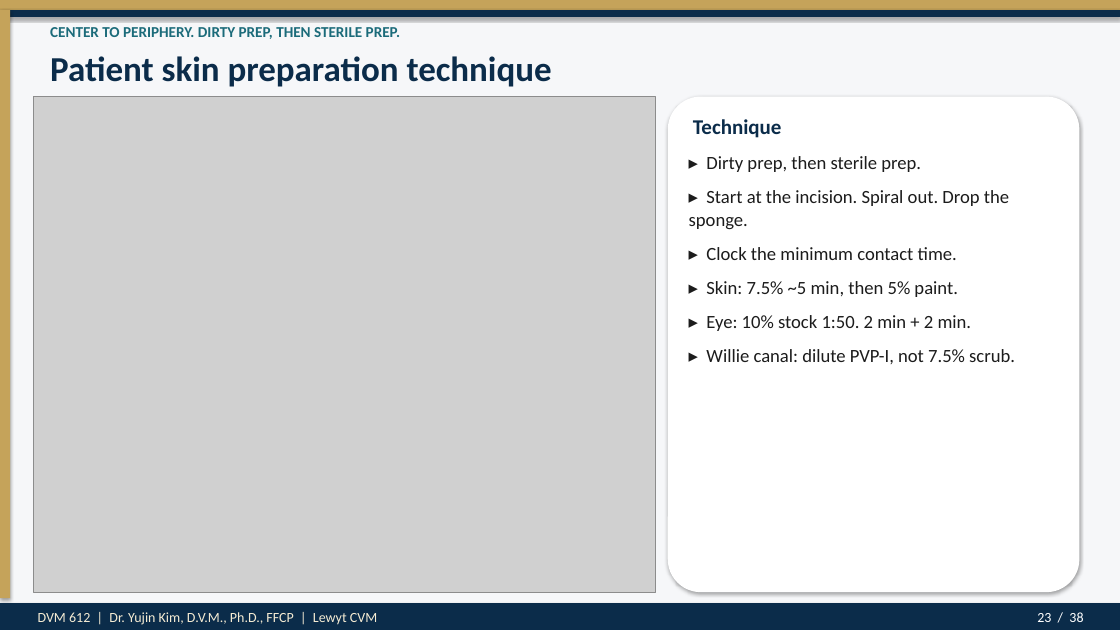
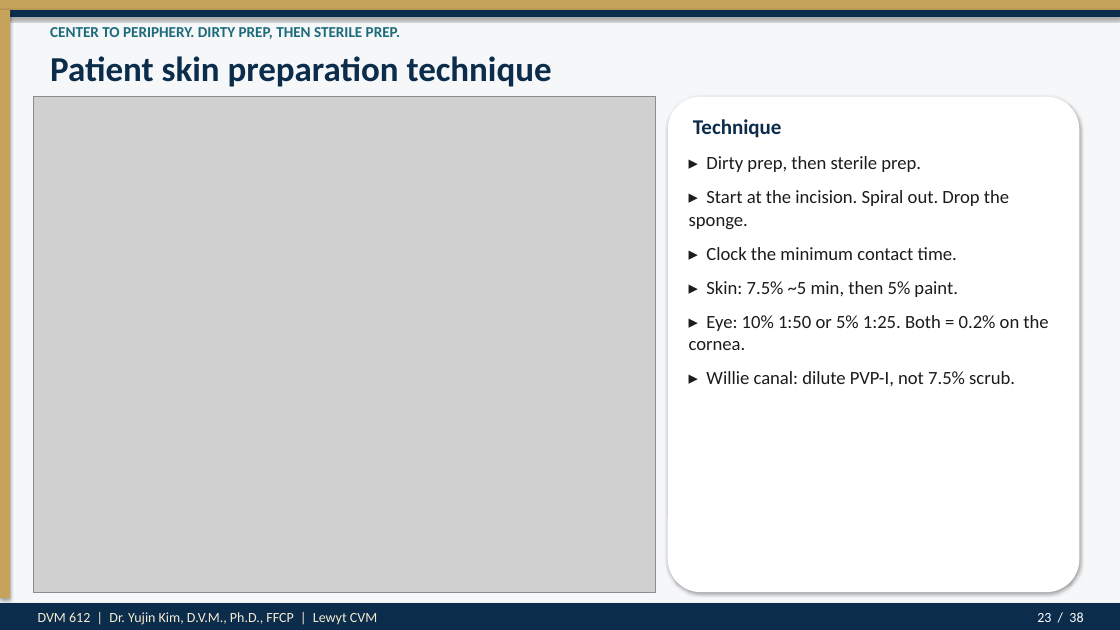
Before and after one commit to drkimvet/happycare, a slide deck: slide 23 of lectures/DVM-612_Week4_Preop_PatientPrep_Postop.pptx. Drawn at 1120x630 pixels with LibreOffice and Linux fonts; fonts in the diff are those of the drawing; grey boxes stand for pictures. Boxes give left, top, right and bottom in pixels: in the first picture for what was removed or moved away, otherwise in the second. Text is boxed around its words. In the diff, an @@ line names an element or a change of style, - is before the commit and + after.

```diff
--- a/lectures/DVM-612_Week4_Preop_PatientPrep_Postop.pptx
+++ b/lectures/DVM-612_Week4_Preop_PatientPrep_Postop.pptx
@@ text at [689,315,1048,350]: text changed @@
-▸ Eye: 10% stock 1:50. 2 min + 2 min.
+▸ Eye: 10% 1:50 or 5% 1:25. Both = 0.2% on the cornea.
```
Also in this commit, not shown: 9 other slides changed, 7 other files.
